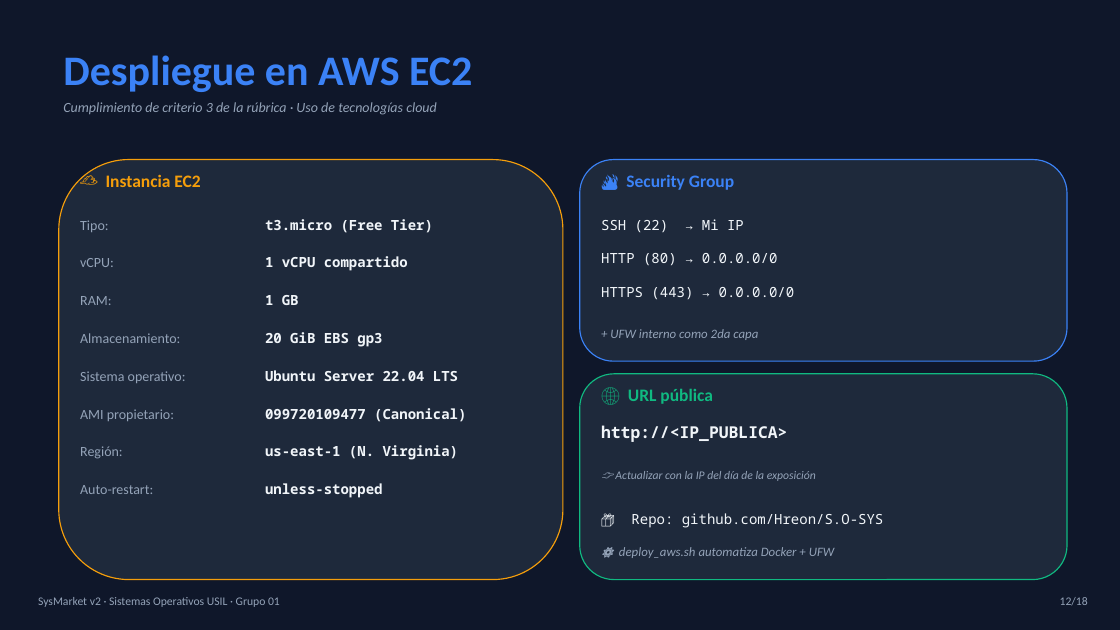
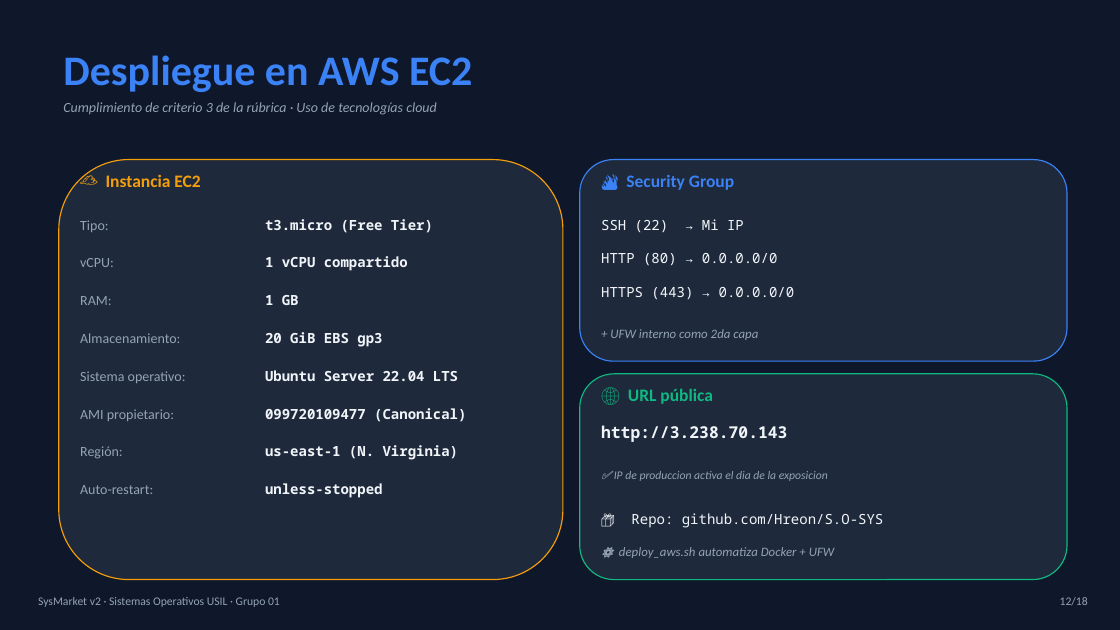
Before and after one commit to Hreon/S.O-SYS, a slide deck: slide 12 of docs/Presentacion_SysMarket_Final.pptx. Drawn at 1120x630 pixels with LibreOffice and Linux fonts; fonts in the diff are those of the drawing. Boxes give left, top, right and bottom in pixels: in the first picture for what was removed or moved away, otherwise in the second. Text is boxed around its words. In the diff, an @@ line names an element or a change of style, - is before the commit and + after.

Commit message:
docs: actualiza slide 12 con IP de produccion 3.238.70.143

```diff
--- a/docs/Presentacion_SysMarket_Final.pptx
+++ b/docs/Presentacion_SysMarket_Final.pptx
@@ text at (601,425,787,442): text changed @@
-http://<IP_PUBLICA>
+http://3.238.70.143
@@ text at (614,471,828,481): text changed @@
-👉 Actualizar con la IP del día de la exposición
+✅ IP de produccion activa el dia de la exposicion
```
